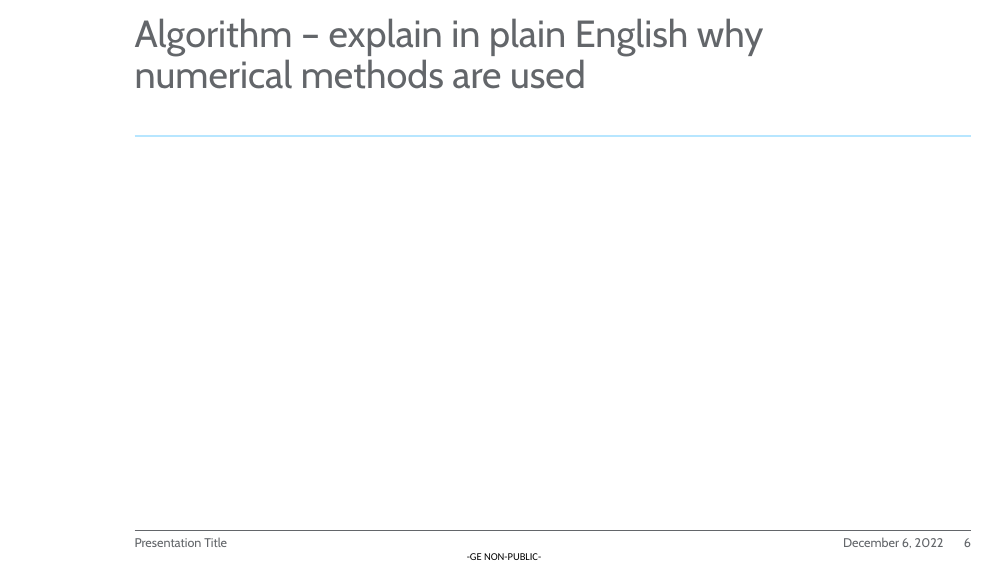
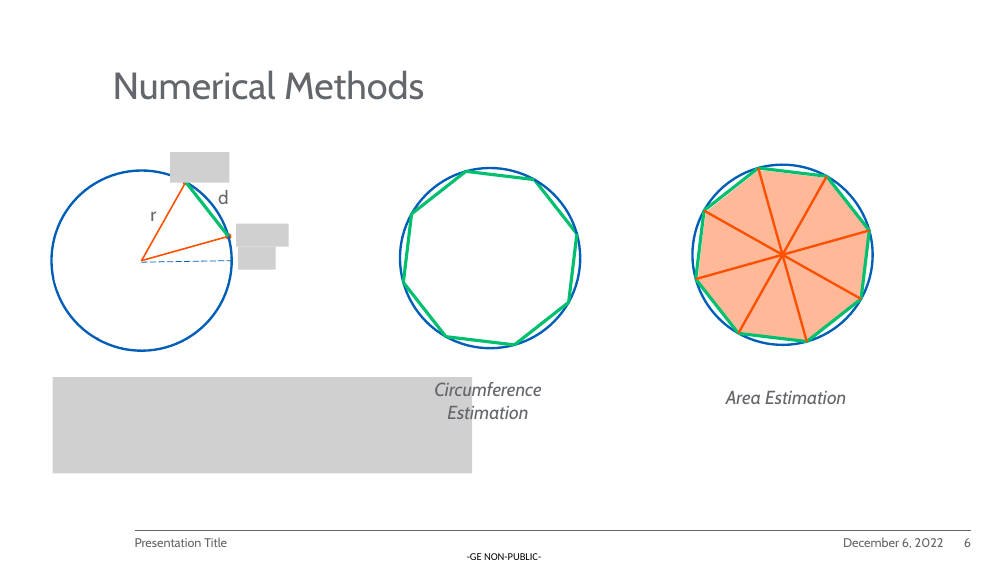
Before and after one commit to EEDP-2022-A/A-Course_Software_Homework_2022, a slide deck: slide 6 of Sprint Review PPT.pptx. Drawn at 1008x567 pixels with LibreOffice and Linux fonts; fonts in the diff are those of the drawing; grey boxes stand for pictures; background and template pictures are left out. Boxes give left, top, right and bottom in pixels: in the first picture for what was removed or moved away, otherwise in the second. Text is boxed around its words. In the diff, an @@ line names an element or a change of style, - is before the commit and + after.

```diff
--- a/Sprint Review PPT.pptx
+++ b/Sprint Review PPT.pptx
@@ title at box(113, 70, 424, 100): text changed @@
-Algorithm – explain in plain English why numerical methods are used
+Numerical Methods
@@ line removed from (135, 136) to (972, 136) @@
@@ line removed from (228, 136) to (972, 136) @@
@@ group added at box(31, 150, 288, 372): 3 pictures, 2 arrows, 2 right triangles, 2 lines, 2 texts, 1 rectangle, 1 ellipse @@
+r
+d
@@ group added at box(379, 147, 601, 369): 7 lines, 1 ellipse @@
@@ octagon added at box(692, 164, 875, 347), fill #FFB999, outline #FFFFFF 0.85 pt @@
@@ line added from (739, 333) to (827, 176), #FE5000 2.25 pt @@
@@ group added at box(672, 144, 894, 366): 7 lines, 1 ellipse @@
@@ line added from (758, 168) to (807, 342), #FE5000 2.25 pt @@
@@ line added from (827, 176) to (870, 231), #00BF6F 3 pt @@
@@ line added from (535, 180) to (577, 234), #00BF6F 3 pt @@
@@ line added from (696, 279) to (870, 231), #FE5000 2.25 pt @@
@@ line added from (704, 211) to (861, 299), #FE5000 2.25 pt @@
@@ picture added at box(53, 377, 473, 474) @@
@@ text added at box(434, 381, 541, 420), 18 pt, text #63666A, italic @@
+Circumference Estimation
@@ text added at box(726, 391, 846, 404), 18 pt, text #63666A, italic @@
+Area Estimation
```
Also in this commit, not shown: 3 other slides changed.
